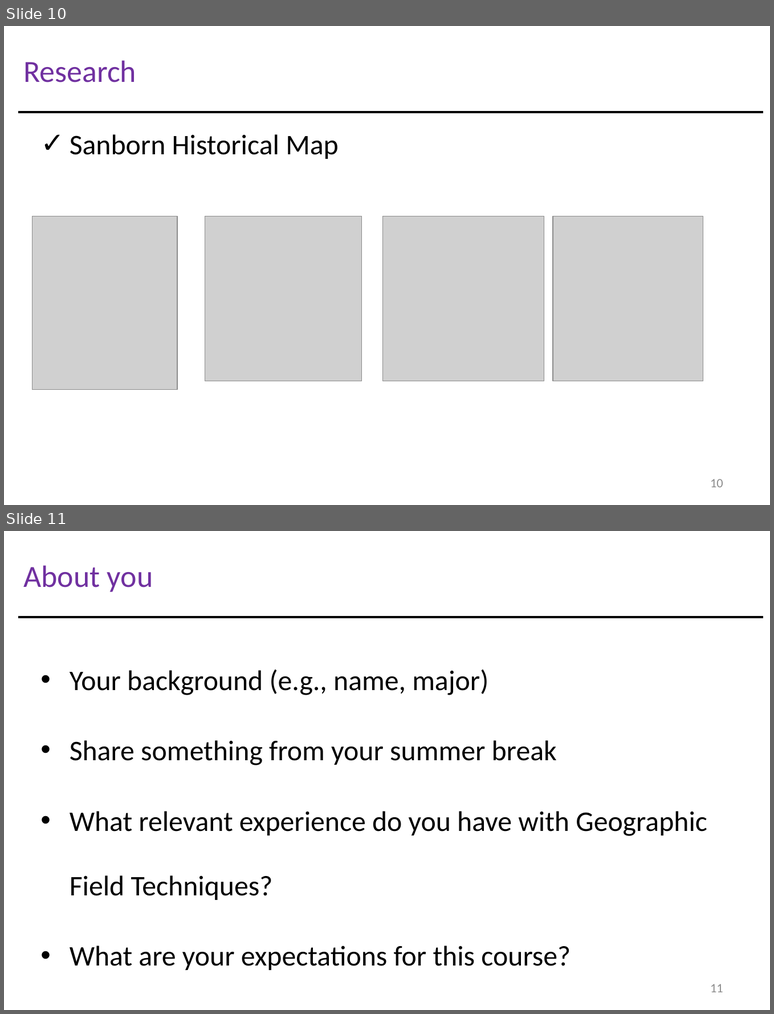
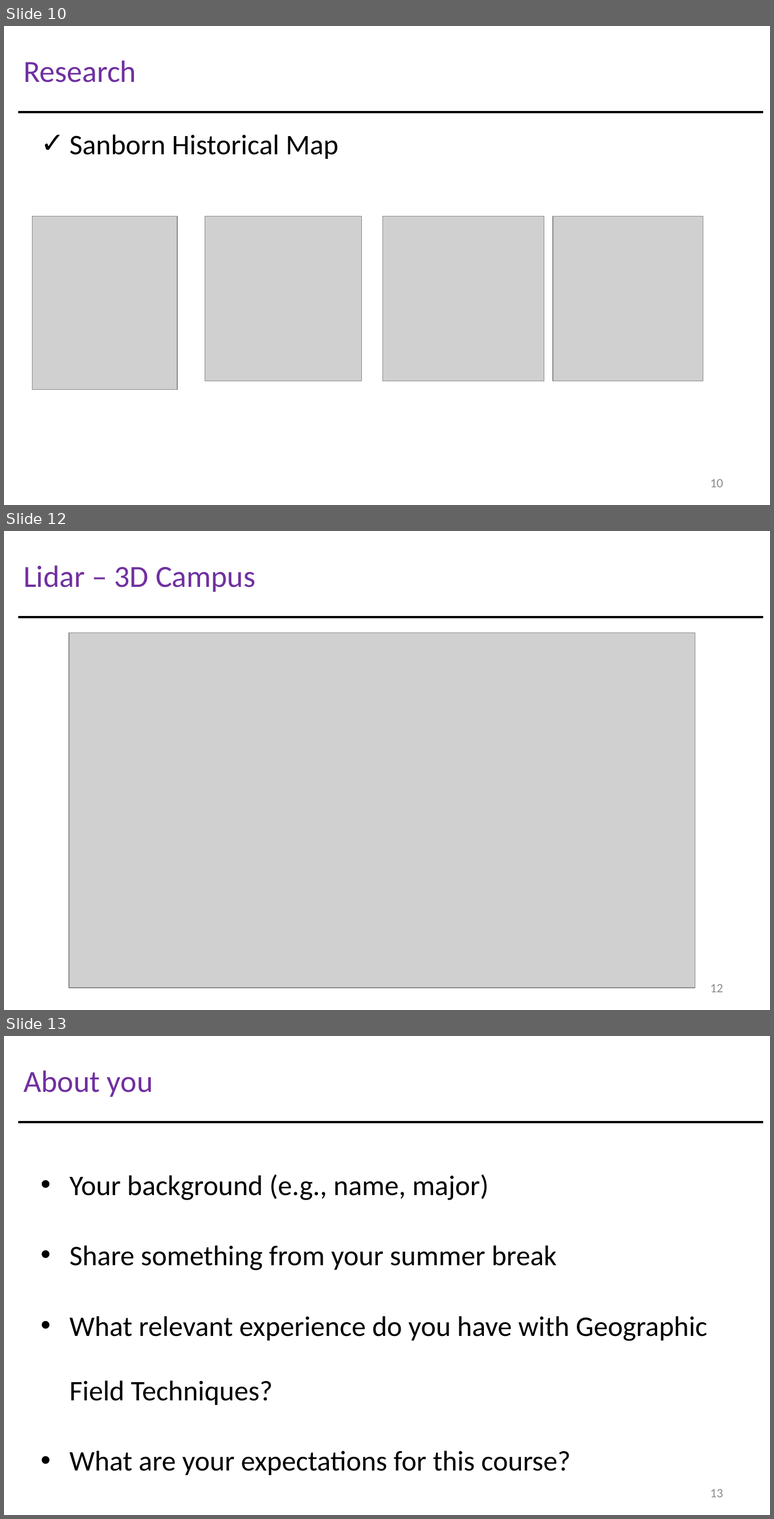
Before and after one commit to gisynw/Field_Techniques, a slide deck: docs/Lectures/week01/Lecture01_GEOG3319_Intro.pptx. Shown one above the other, each under a label of ours: slides 10 and 11 before the commit, slides 10, 12 and 13 after it; the slides between them are not shown. The pictures are 774x1014 and 774x1519 pixels, drawn with LibreOffice and Linux fonts; fonts in the diff are those of the drawing; grey boxes stand for pictures. Boxes give left, top, right and bottom in pixels: in the first picture for what was removed or moved away, otherwise in the second. Text is boxed around its words. In the diff, an @@ line names an element or a change of style, - is before the commit and + after.

```diff
--- a/docs/Lectures/week01/Lecture01_GEOG3319_Intro.pptx
+++ b/docs/Lectures/week01/Lecture01_GEOG3319_Intro.pptx
@@ slide 12 added at <box>4,531,770,1010</box>, background #FFFFFF @@
@@ text added at <box>23,565,255,592</box>, 26 pt, text #7030A0 @@
+Lidar – 3D Campus
@@ line added from (18, 617) to (763, 617), #000000 2 pt @@
@@ picture added at <box>68,633,695,988</box> @@
@@ page number added at <box>710,984,723,992</box>, 10.8 pt, text #8C8C8C @@
+12
@@ what was slide 11 is now slide 13 @@
@@ page number at <box>710,1489,723,1497</box>: text changed @@
-11
+13
```
Also in this commit, not shown: 10 slides changed, 4 other slides added, 1 slide removed, 5 other files.
